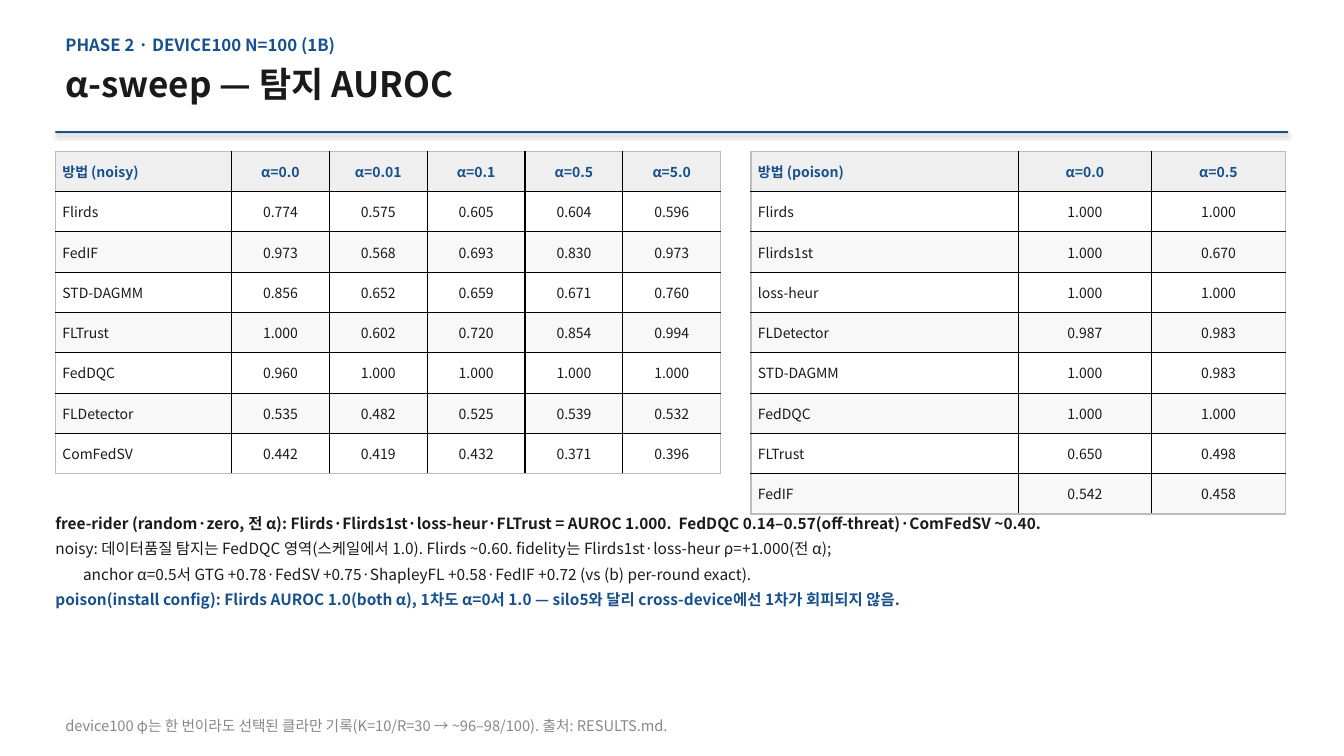
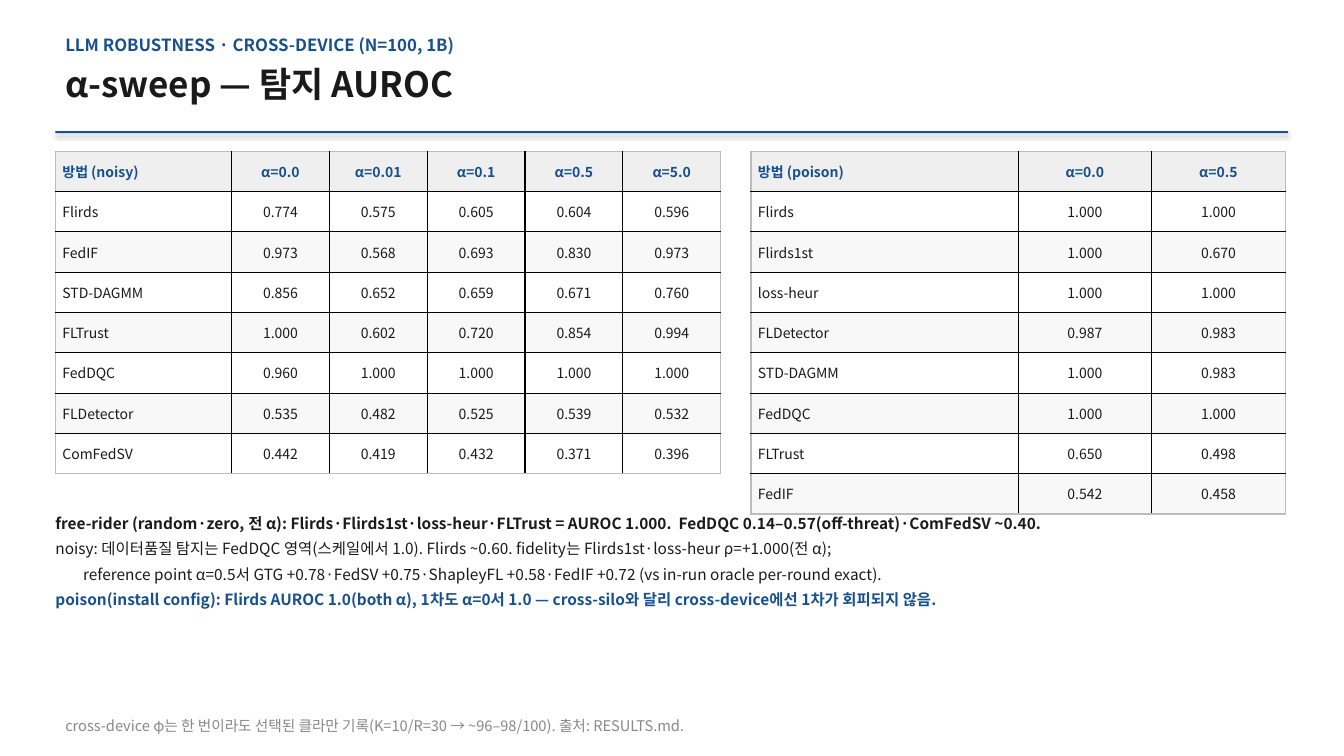
Before and after one commit to YongheeChoi/flirds, a slide deck: slide 11 of research-wiki/presentations/2026-06-results-report/flirds-results-2026-06.pptx. Drawn at 1344x756 pixels with LibreOffice and Linux fonts; fonts in the diff are those of the drawing. Boxes give left, top, right and bottom in pixels: in the first picture for what was removed or moved away, otherwise in the second. Text is boxed around its words. In the diff, an @@ line names an element or a change of style, - is before the commit and + after.

```diff
--- a/research-wiki/presentations/2026-06-results-report/flirds-results-2026-06.pptx
+++ b/research-wiki/presentations/2026-06-results-report/flirds-results-2026-06.pptx
@@ text at [65,37,454,55]: text changed @@
-PHASE 2 · DEVICE100 N=100 (1B)
+LLM ROBUSTNESS · CROSS-DEVICE (N=100, 1B)
@@ text at [55,567,937,609]: text changed; text colour #17508C to #1A1A1A; bold off @@
-anchor α=0.5서 GTG +0.78·FedSV +0.75·ShapleyFL +0.58·FedIF +0.72 (vs (b) per-round exact).
-poison(install config): Flirds AUROC 1.0(both α), 1차도 α=0서 1.0 — silo5와 달리 cross-device에선 1차가 회피되지 않음.
+reference point α=0.5서 GTG +0.78·FedSV +0.75·ShapleyFL +0.58·FedIF +0.72 (vs in-run oracle per-round exact).
+poison(install config): Flirds AUROC 1.0(both α), 1차도 α=0서 1.0 — cross-silo와 달리 cross-device에선 1차가 회피되지 않음.
@@ text at [65,719,684,734]: text changed @@
-device100 φ는 한 번이라도 선택된 클라만 기록(K=10/R=30 → ~96–98/100). 출처: RESULTS.md.
+cross-device φ는 한 번이라도 선택된 클라만 기록(K=10/R=30 → ~96–98/100). 출처: RESULTS.md.
```
Also in this commit, not shown: 15 other slides changed, 18 other files.
